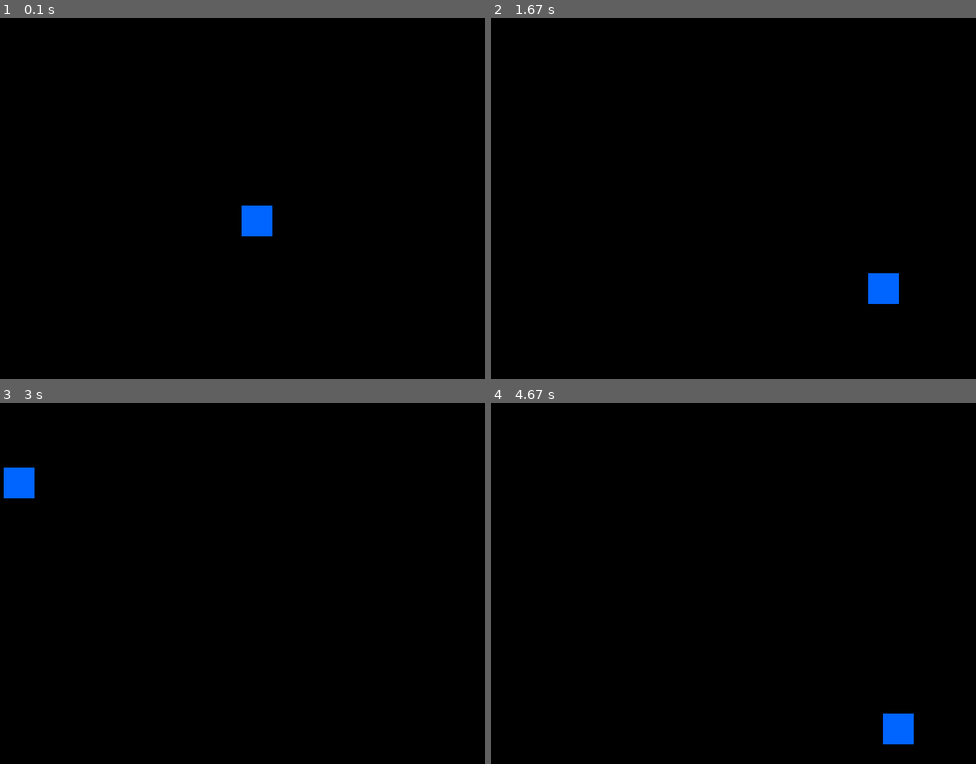
Above: before the commit, frames 1-4 (two rows, left to right).
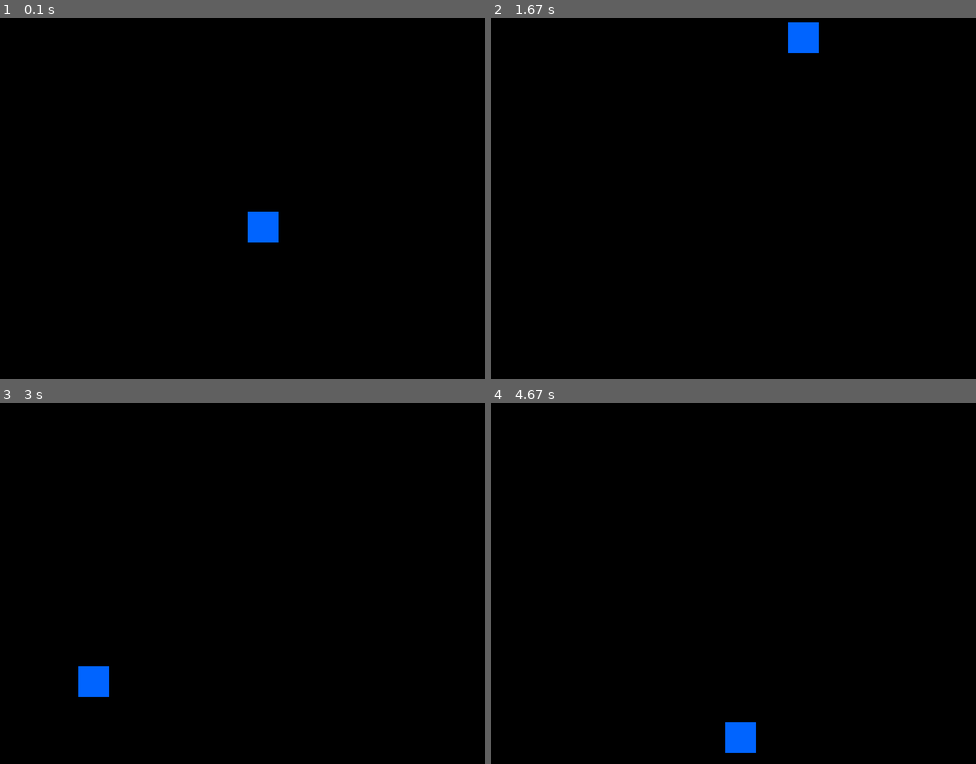
Above: after the commit, the same moments.

Repository: Romyo-jit/Python-Projects
Game: pygame game, started from Pygame_test.py
Two runs of this game, one before a commit and one after it. Both use one fixed random seed, a clock stepped at 60 frames per second and the inputs below.
Inputs:
- Up to frame 1 (0.1 s): no input
- Up to frame 2 (1.67 s): hold Right 0.33-0.8 s; hold Up 0.83-1.13 s; hold Right 1.17-1.63 s
- Up to frame 3 (3 s): hold Left 1.67-2.2 s; hold Down 2.23-2.53 s; hold Left 2.57-2.97 s
- Up to frame 4 (4.67 s): hold Up 3-3.37 s; hold Right 3.4-4.03 s; hold Down 4.07-4.43 s; hold Left from 4.47 s (still down)

The runs differ from the first frame. In frame 1, 0.4% of the frame differs, in the area x 49-58%, y 51-63%; in frame 2, 1.1%, in the area x 61-85%, y 1-80%; in frame 3, 1.1%; in frame 4, 1.1%.

Commit message:
modified:   Pygame_test.py

Diff:
--- a/Pygame_test.py
+++ b/Pygame_test.py
@@ -51,10 +51,10 @@
             player_rect.x += player_speed + angular_speed
         else:
             addx = False
-            player_rect.x -= player_speed
+            player_rect.x -= player_speed + angular_speed
     else:
         addx = True
-        player_rect.x += player_speed
+        player_rect.x += player_speed + angular_speed
 
     if (player_rect.y + player_speed > SCREEN_HEIGHT - 50) or not addy:
         if (player_rect.y - player_speed < 0):
@@ -62,10 +62,10 @@
             player_rect.y += player_speed + angular_speed
         else:
             addy = False
-            player_rect.y -= player_speed
+            player_rect.y -= player_speed + angular_speed
     else:
         addy = True
-        player_rect.y += player_speed
+        player_rect.y += player_speed + angular_speed
 
     # 8. Render Section (Drawing elements on the screen)
     screen.fill(BLACK) # Always clear the screen first
